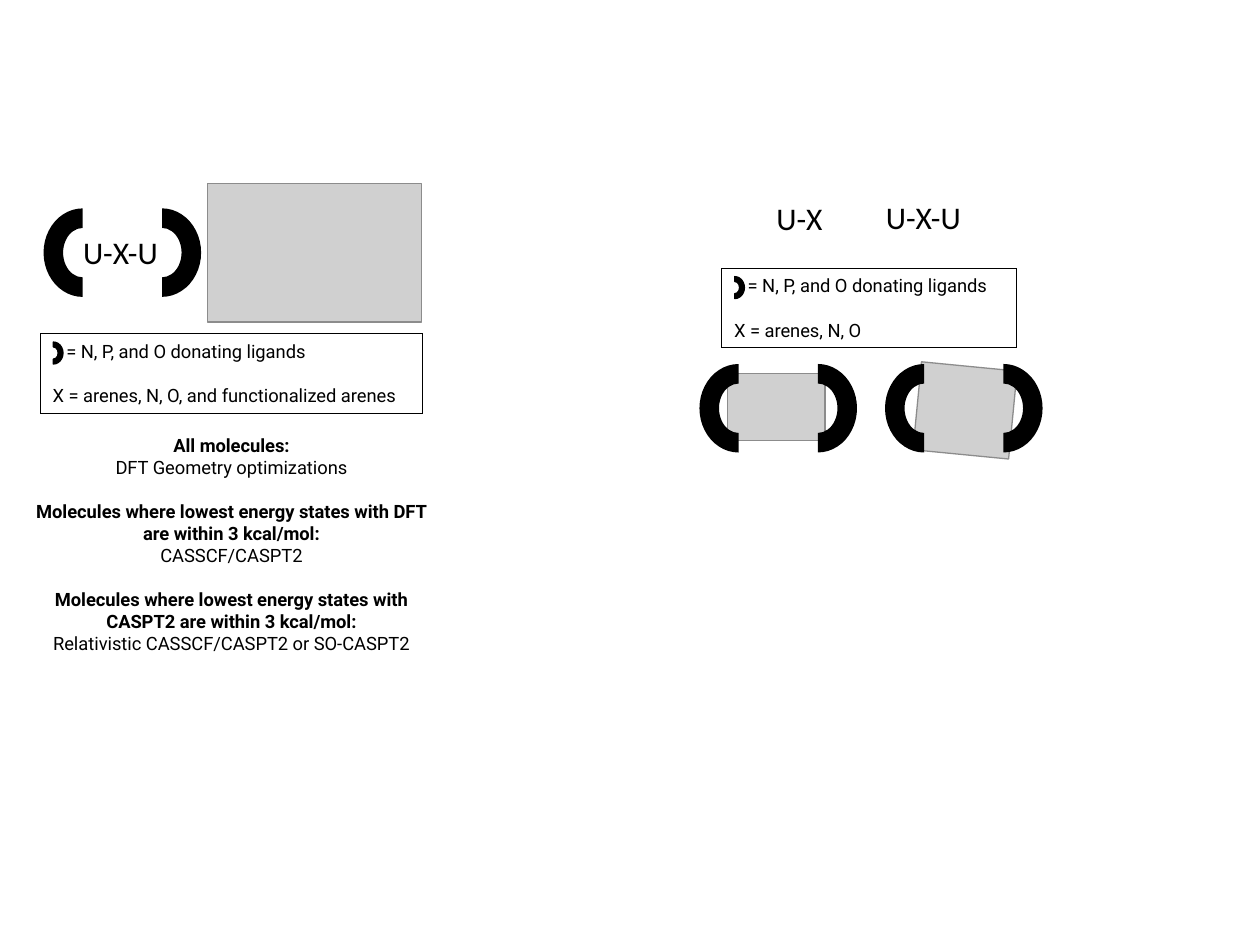
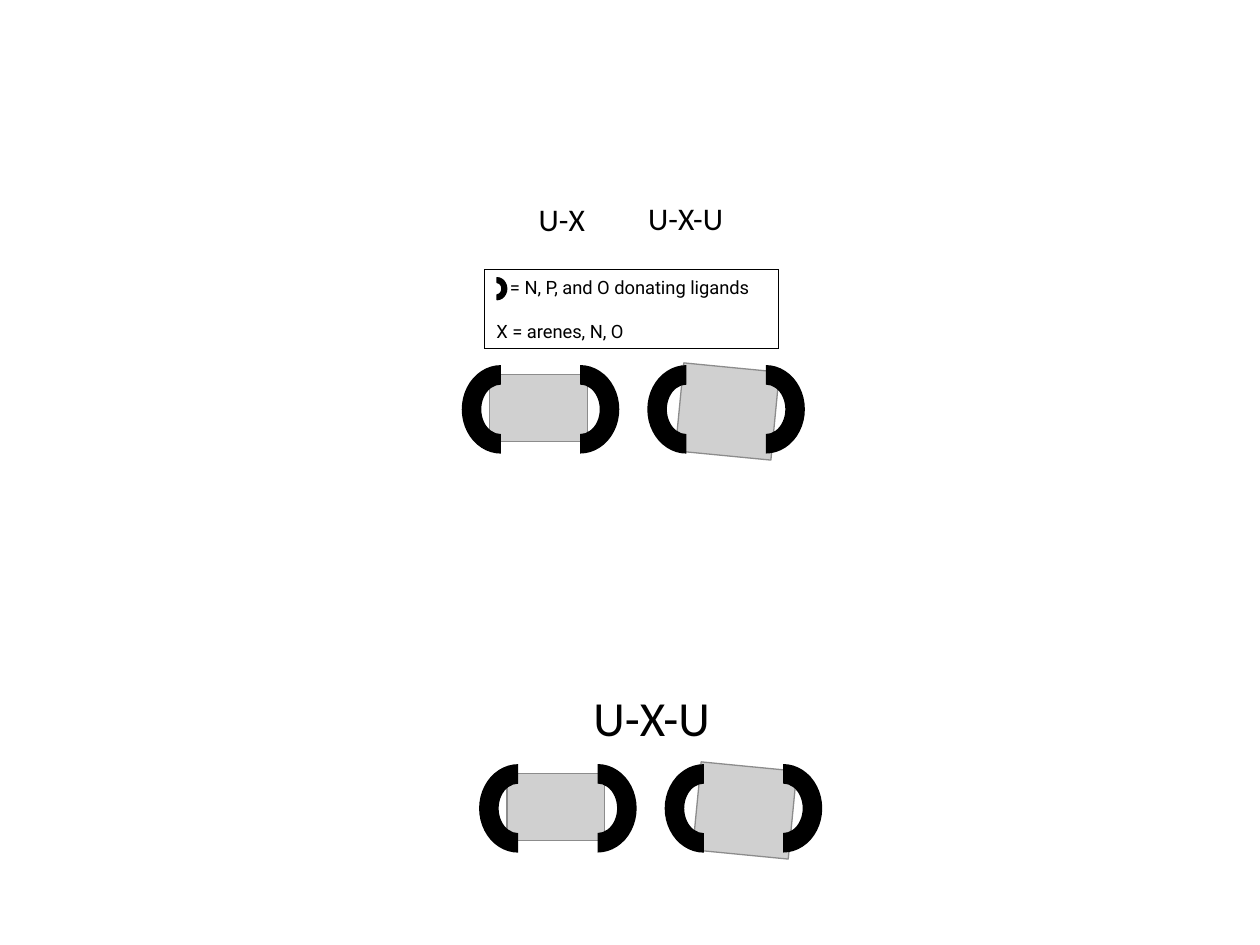
Before and after one commit to quantumcoyote/quantumcoyote.github.io, a slide deck: slide 3 of vlaisavljevich/images/research/Figure Archive/Figures2016.pptx. Drawn at 1260x945 pixels with LibreOffice and Linux fonts; fonts in the diff are those of the drawing; grey boxes stand for pictures. Boxes give left, top, right and bottom in pixels: in the first picture for what was removed or moved away, otherwise in the second. Text is boxed around its words. In the diff, an @@ line names an element or a change of style, - is before the commit and + after.

```diff
--- a/vlaisavljevich/images/research/Figure Archive/Figures2016.pptx
+++ b/vlaisavljevich/images/research/Figure Archive/Figures2016.pptx
@@ picture removed at bbox=[207, 184, 421, 323] @@
@@ rectangle removed at bbox=[40, 334, 422, 413] @@
-= N, P, and O donating ligands
-X = arenes, N, O, and functionalized arenes
@@ arch (boxed as its full ring) removed at bbox=[44, 341, 63, 363] @@
@@ 2 arch (boxed as its full ring)s, 1 picture, 1 rectangle: place and size @@
-2 arch (boxed as its full ring)s, 1 picture, 1 rectangle at bbox=[699, 268, 1017, 459]
+2 arch (boxed as its full ring)s, 1 picture, 1 rectangle at bbox=[461, 270, 779, 459]
@@ 3 arch (boxed as its full ring)s, 2 texts, 1 picture: place and size @@
-3 arch (boxed as its full ring)s, 2 texts, 1 picture at bbox=[724, 208, 1042, 452]
+3 arch (boxed as its full ring)s, 2 texts, 1 picture at bbox=[488, 209, 805, 454]
@@ text removed at bbox=[36, 438, 427, 651] @@
-All molecules:
-DFT Geometry optimizations
-Molecules where lowest energy states with DFT are within 3 kcal/mol:
-CASSCF/CASPT2
-Molecules where lowest energy states with CASPT2 are within 3 kcal/mol:
-Relativistic CASSCF/CASPT2 or SO-CASPT2
@@ text "U-X-U": place and size @@
-text "U-X-U" at bbox=[83, 243, 158, 265]
+text "U-X-U" at bbox=[593, 704, 709, 737]
@@ text "U-X-U" at bbox=[593, 704, 709, 737]: size 18 to 28 pt @@
@@ arch (boxed as its full ring): place and size @@
-arch (boxed as its full ring) at bbox=[44, 209, 122, 297]
+arch (boxed as its full ring) at bbox=[479, 765, 557, 853]
@@ picture added at bbox=[507, 774, 605, 840] @@
@@ arch (boxed as its full ring): place and size @@
-arch (boxed as its full ring) at bbox=[122, 209, 200, 297]
+arch (boxed as its full ring) at bbox=[558, 765, 636, 853]
@@ arch (boxed as its full ring) added at bbox=[664, 765, 742, 853], fill #000000 @@
@@ picture added at bbox=[693, 762, 797, 859] @@
@@ arch (boxed as its full ring) added at bbox=[743, 765, 822, 853], fill #000000 @@
```
Also in this commit, not shown: 2 other slides changed, 4 slides added, 2 slides removed, 21 other files.
